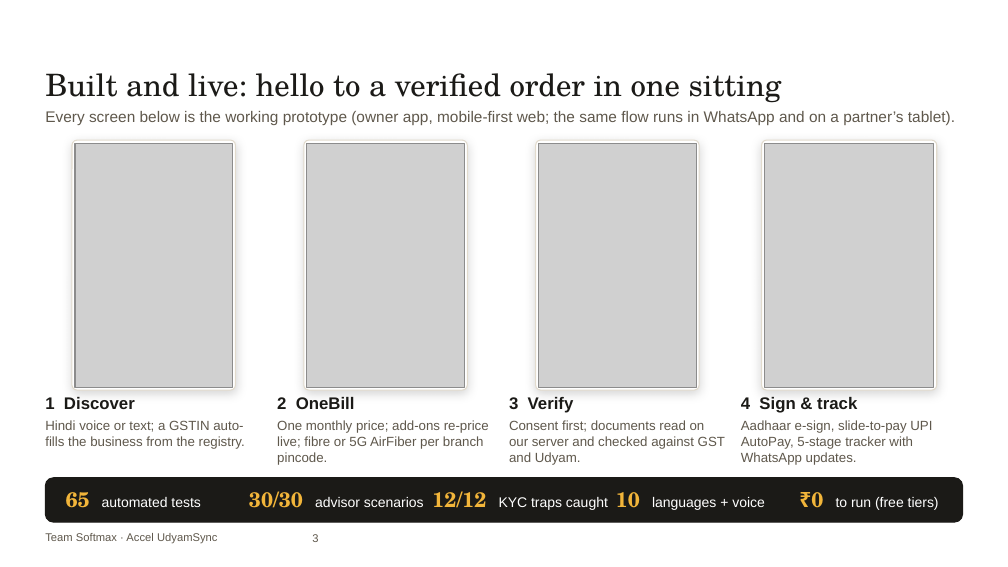
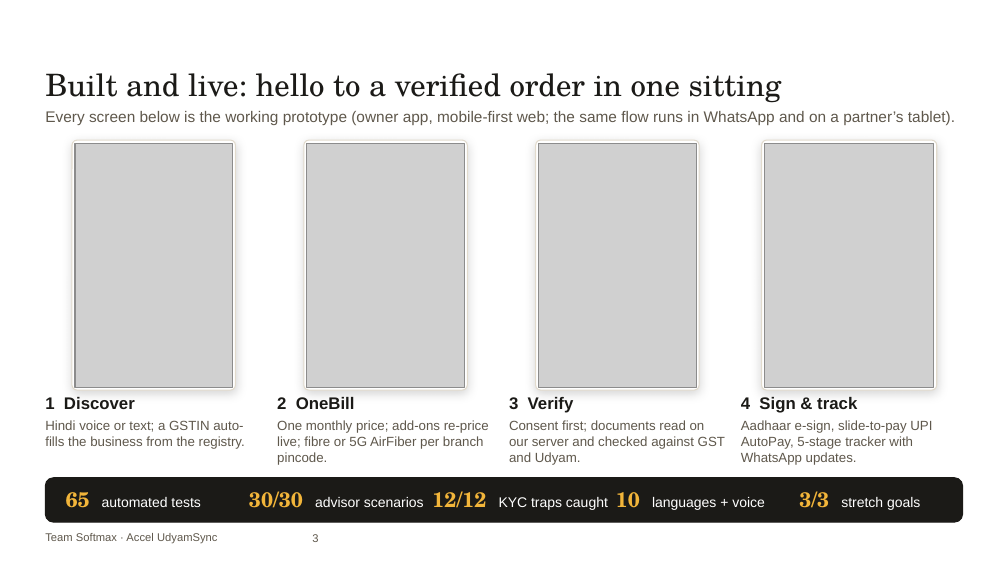
Before and after one commit to ac265640/UdyamSync, a slide deck: slide 3 of submission/UdyamSync_Submission.pptx. Drawn at 1008x567 pixels with LibreOffice and Linux fonts; fonts in the diff are those of the drawing; grey boxes stand for pictures; background and template pictures are left out. Boxes give left, top, right and bottom in pixels: in the first picture for what was removed or moved away, otherwise in the second. Text is boxed around its words. In the diff, an @@ line names an element or a change of style, - is before the commit and + after.

```diff
--- a/submission/UdyamSync_Submission.pptx
+++ b/submission/UdyamSync_Submission.pptx
@@ text at [799, 491, 920, 510]: text changed @@
-₹0 to run (free tiers)
+3/3 stretch goals
```
Also in this commit, not shown: 3 other slides changed, 4 slides added, 1 slide removed, 3 other files.
